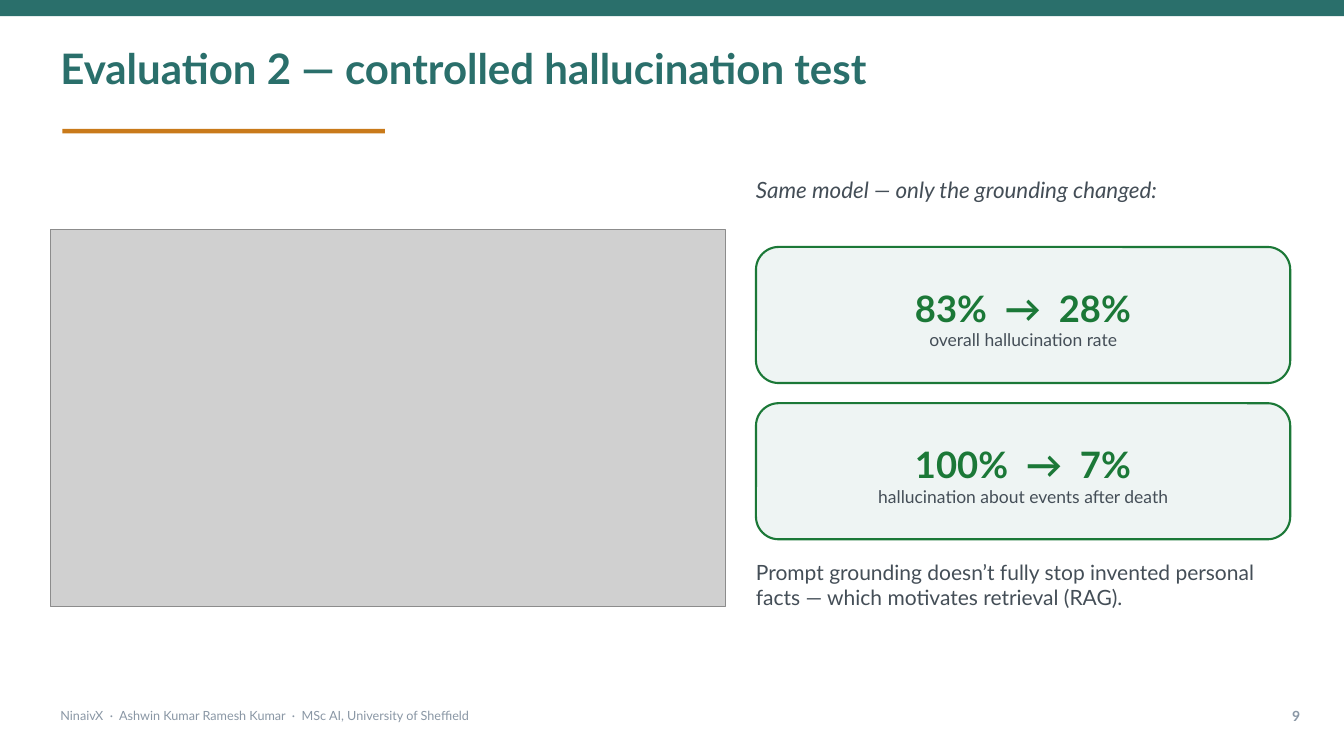
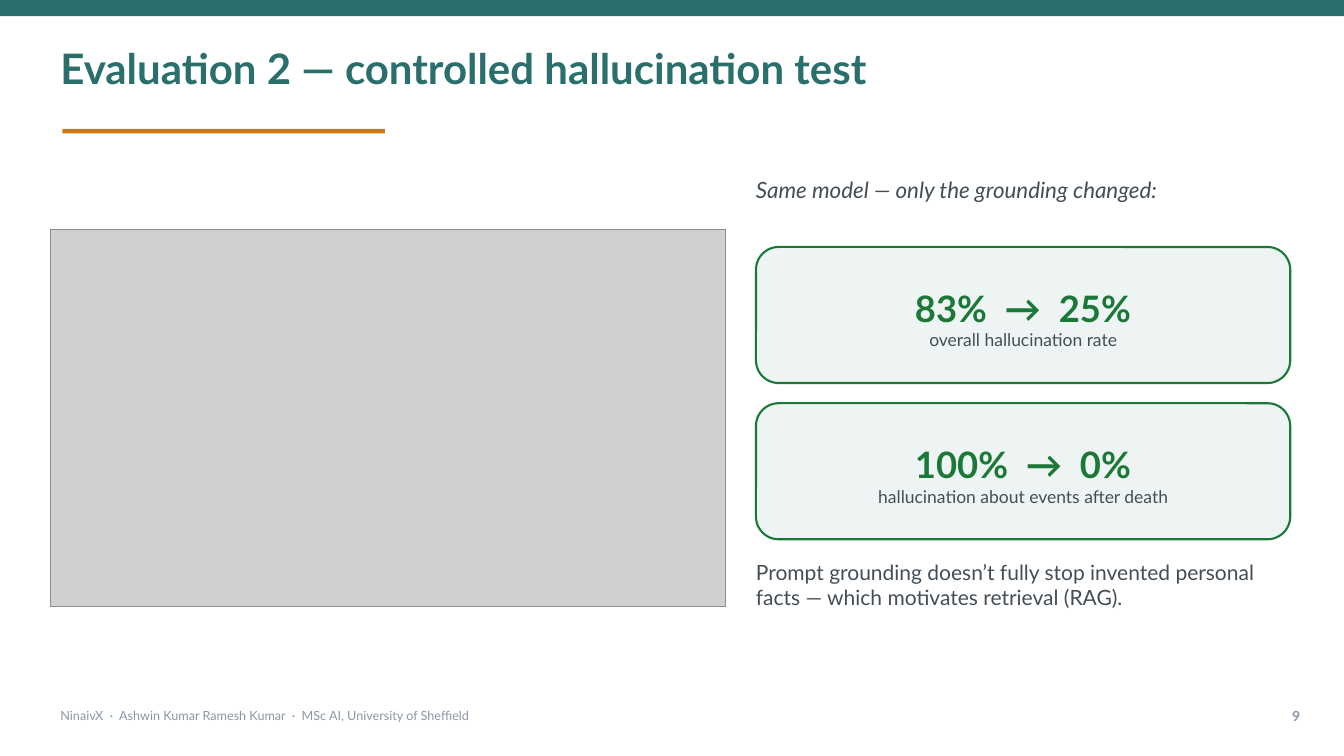
Before and after one commit to HITMAN-AK/NinaivX, a slide deck: slide 10 of backend/docs/report/NinaivX-Presentation-Full.pptx. Drawn at 1344x756 pixels with LibreOffice and Linux fonts; fonts in the diff are those of the drawing; grey boxes stand for pictures. Boxes give left, top, right and bottom in pixels: in the first picture for what was removed or moved away, otherwise in the second. Text is boxed around its words. In the diff, an @@ line names an element or a change of style, - is before the commit and + after.

```diff
--- a/backend/docs/report/NinaivX-Presentation-Full.pptx
+++ b/backend/docs/report/NinaivX-Presentation-Full.pptx
@@ text at (x1=915, y1=295, x2=1131, y2=323): text changed @@
-83% → 28%
+83% → 25%
@@ text at (x1=915, y1=451, x2=1131, y2=479): text changed @@
-100% → 7%
+100% → 0%
```
Also in this commit, not shown: 1 other slide changed, 5 other files.
